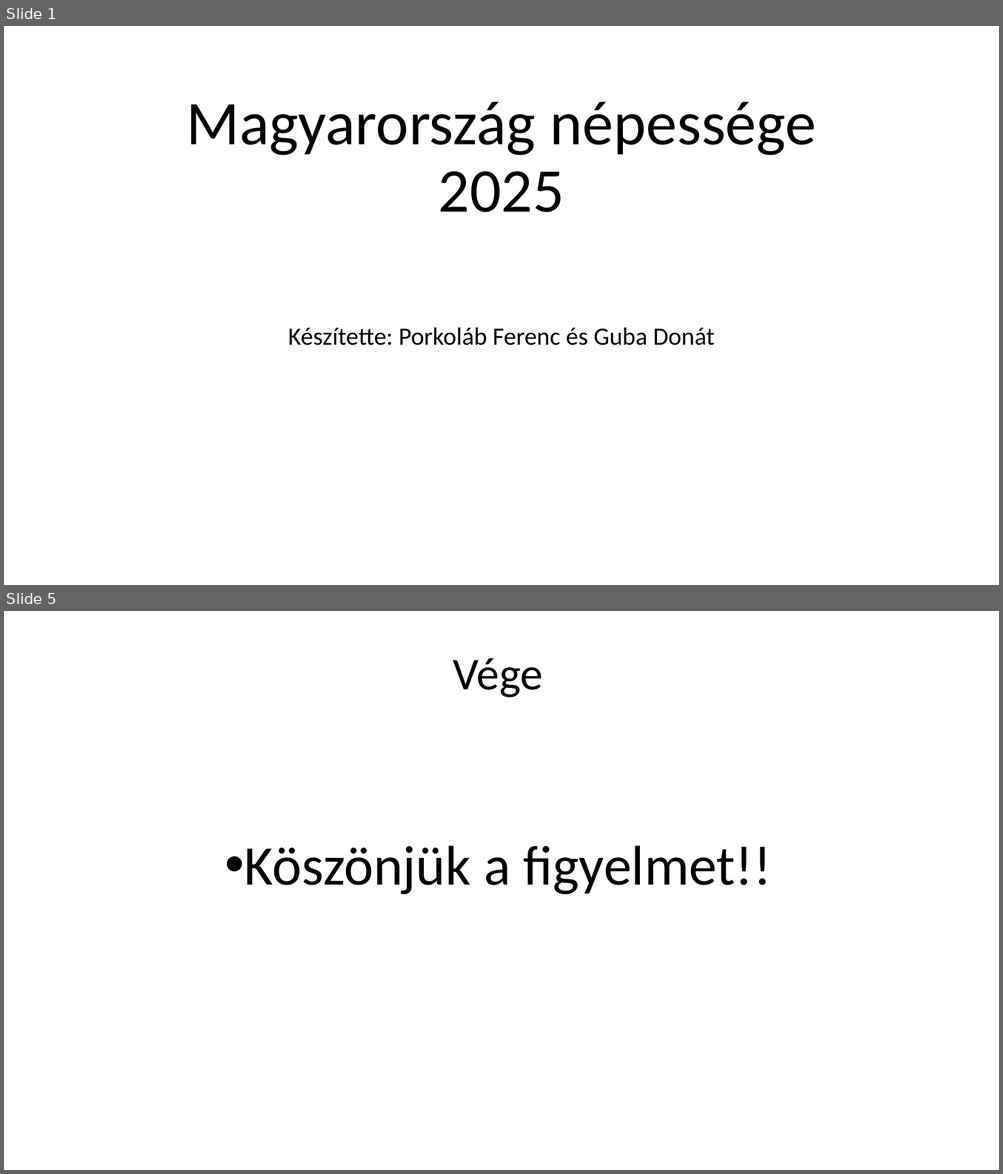
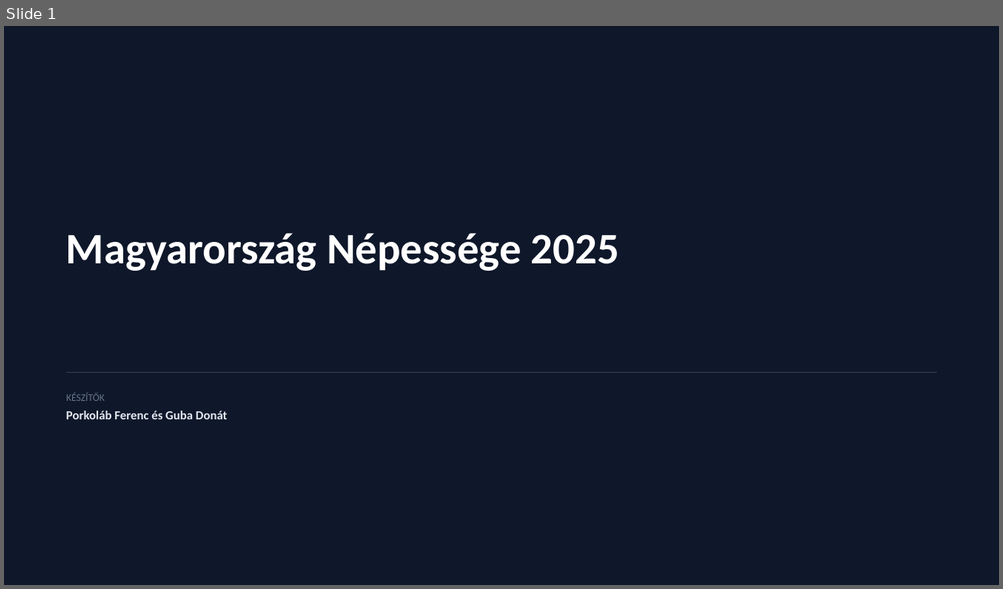
Before and after one commit to FRXTSY/Nepesseg, a slide deck: Magyarország népessége 2025.pptx. Shown one above the other, each under a label of ours: slides 1 and 5 before the commit, slide 1 after it; the slides between them are not shown. The pictures are 1003x1174 and 1003x589 pixels, drawn with LibreOffice and Linux fonts; fonts in the diff are those of the drawing; background and template pictures are left out. Boxes give left, top, right and bottom in pixels: in the first picture for what was removed or moved away, otherwise in the second. Text is boxed around its words. In the diff, an @@ line names an element or a change of style, - is before the commit and + after.

```diff
--- a/Magyarország népessége 2025.pptx
+++ b/Magyarország népessége 2025.pptx
@@ slide 5 removed at (x1=4, y1=611, x2=999, y2=1170), background picture (left out) @@
@@ title removed at (x1=453, y1=658, x2=543, y2=698) @@
-Vége
@@ text removed at (x1=244, y1=846, x2=771, y2=894) @@
-• Köszönjük a figyelmet!!
@@ slide 1 changed as well @@
@@ background picture (left out) to #0F172A @@
@@ text "Magyarország Népessége 2025" at (x1=66, y1=233, x2=619, y2=271): vertical alignment bottom to top @@
@@ text at (x1=66, y1=233, x2=619, y2=271): text changed; size 60 to 42 pt; text colour #000000 to #FFFFFF; bold on @@
-Magyarország népessége 2025
+Magyarország Népessége 2025
@@ rectangle added at (x1=66, y1=372, x2=936, y2=373), fill #334155 @@
@@ text added at (x1=66, y1=393, x2=105, y2=401), 9.8 pt, text #64748B @@
+KÉSZÍTŐK
@@ text at (x1=66, y1=411, x2=227, y2=420): text changed; size 24 to 12 pt; text colour #000000 to #E2E8F0; bold on @@
-Készítette: Porkoláb Ferenc és Guba Donát
+Porkoláb Ferenc és Guba Donát
```
Also in this commit, not shown: 6 slides added, 3 other slides removed, 1 other file.
